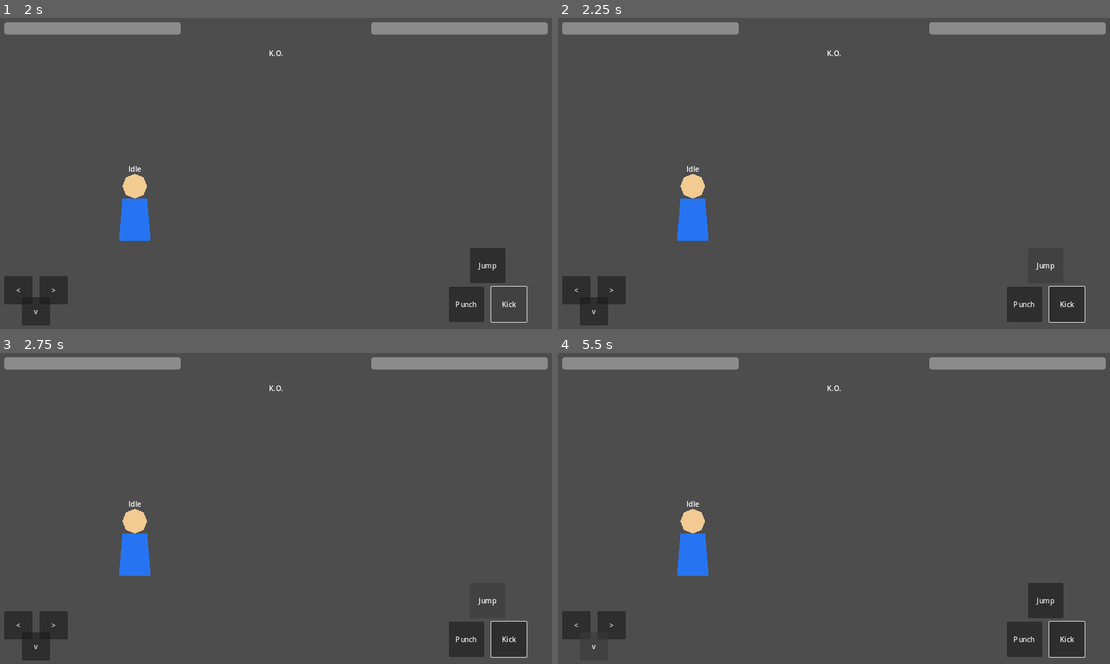
Above: before the commit, frames 1-4 (two rows, left to right).
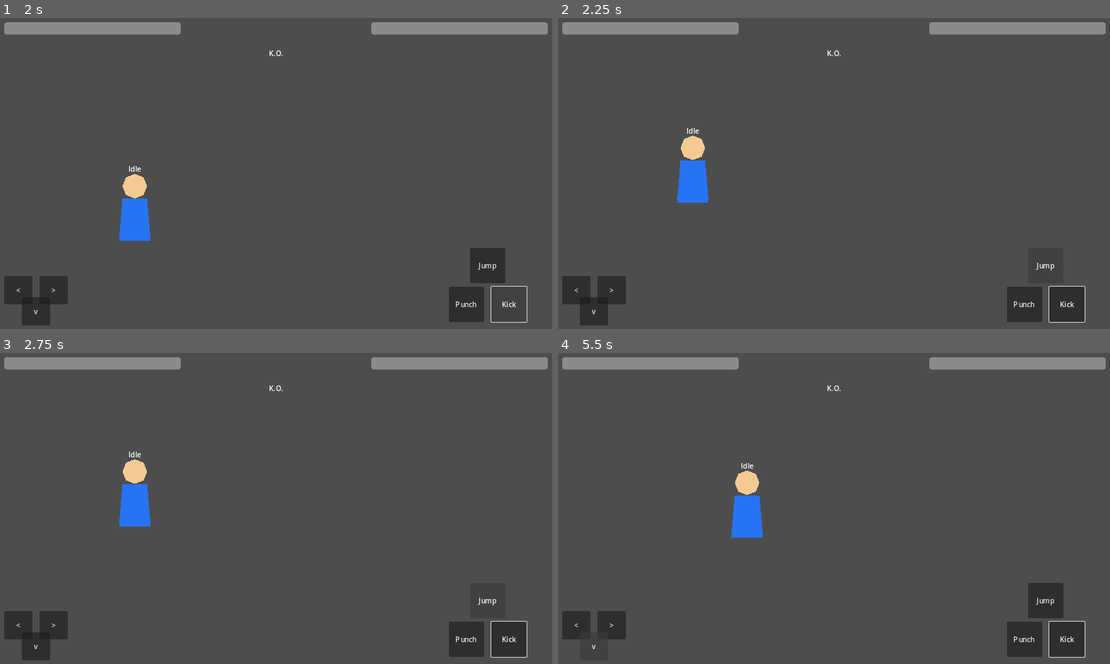
Above: after the commit, the same moments.

Repository: adamonine-stack/hashire-kaminari-dakkan-no-kobushi
Game: Godot game, scene res://scenes/Battle.tscn
Two runs of this game, one before a commit and one after it. Both use one fixed random seed, a clock stepped at 60 frames per second and the inputs below.
Inputs:
- Up to frame 1 (2 s): click "Punch" at 0.5 s; click "Kick" at 1.25 s
- Up to frame 2 (2.25 s): click "Jump" at 2 s
- Up to frame 3 (2.75 s): no input
- Up to frame 4 (5.5 s): click "<" at 2.75 s; click ">" at 3.5 s; click "v" at 4.25 s; tap Enter at 5 s; hold Right (move_right, bound only after the commit) from 5.03 s (still down); tap S (Crouch, bound only before the commit) at 5.1 s; tap Up (jump, bound only after the commit) at 5.27 s; tap J (Punch, bound only before the commit) at 5.3 s

Frame 1 is identical in both runs. In frame 2, 1.5% of the frame differs, in the area x 21-28%, y 35-72%; in frame 3, 1.7%; in frame 4, 1.9%, in the area x 21-38%, y 35-72%.

Commit message:
Dev009 add lowercase action InputMap

Diff:
--- a/godot/project.godot
+++ b/godot/project.godot
@@ -18,33 +18,36 @@
 
 [input]
 
-MoveLeft={
+move_left={
 "deadzone": 0.5,
-"events": [Object(InputEventKey,"resource_local_to_scene":fa …(119 unchanged characters)… ressed":false,"pressed":false,"keycode":0,"physical_keycode":65,"key_label":0,"unicode":0,"echo":false,"script":null)]
+"events": [Object(InputEventKey,"resource_local_to_scene":fa …(119 unchanged characters)… ressed":false,"pressed":false,"keycode":4194319,"physical_keycode":0,"key_label":0,"unicode":0,"location":0,"echo":false,"script":null)
+, Object(InputEventKey,"resource_local_to_scene":false,"resource_name":"","device":-1,"window_id":0,"alt_pressed":false,"shift_pressed":false,"ctrl_pressed":false,"meta_pressed":false,"pressed":false,"keycode":0,"physical_keycode":65,"key_label":0,"unicode":0,"location":0,"echo":false,"script":null)
+]
 }
-MoveRight={
+move_right={
 "deadzone": 0.5,
-"events": [Object(InputEventKey,"resource_local_to_scene":fa …(119 unchanged characters)… ressed":false,"pressed":false,"keycode":0,"physical_keycode":68,"key_label":0,"unicode":0,"echo":false,"script":null)]
+"events": [Object(InputEventKey,"resource_local_to_scene":fa …(119 unchanged characters)… ressed":false,"pressed":false,"keycode":4194321,"physical_keycode":0,"key_label":0,"unicode":0,"location":0,"echo":false,"script":null)
+, Object(InputEventKey,"resource_local_to_scene":false,"resource_name":"","device":-1,"window_id":0,"alt_pressed":false,"shift_pressed":false,"ctrl_pressed":false,"meta_pressed":false,"pressed":false,"keycode":0,"physical_keycode":68,"key_label":0,"unicode":0,"location":0,"echo":false,"script":null)
+]
 }
-Crouch={
+jump={
 "deadzone": 0.5,
-"events": [Object(InputEventKey,"resource_local_to_scene":fa …(119 unchanged characters)… ressed":false,"pressed":false,"keycode":0,"physical_keycode":83,"key_label":0,"unicode":0,"echo":false,"script":null)]
+"events": [Object(InputEventKey,"resource_local_to_scene":fa …(119 unchanged characters)… ressed":false,"pressed":false,"keycode":4194320,"physical_keycode":0,"key_label":0,"unicode":0,"location":0,"echo":false,"script":null)
+, Object(InputEventKey,"resource_local_to_scene":false,"resource_name":"","device":-1,"window_id":0,"alt_pressed":false,"shift_pressed":false,"ctrl_pressed":false,"meta_pressed":false,"pressed":false,"keycode":0,"physical_keycode":87,"key_label":0,"unicode":0,"location":0,"echo":false,"script":null)
+, Object(InputEventKey,"resource_local_to_scene":false,"resource_name":"","device":-1,"window_id":0,"alt_pressed":false,"shift_pressed":false,"ctrl_pressed":false,"meta_pressed":false,"pressed":false,"keycode":0,"physical_keycode":32,"key_label":0,"unicode":0,"location":0,"echo":false,"script":null)
+]
 }
-Jump={
+crouch={
 "deadzone": 0.5,
-"events": [Object(InputEventKey,"resource_local_to_scene":fa …(119 unchanged characters)… ressed":false,"pressed":false,"keycode":0,"physical_keycode":32,"key_label":0,"unicode":0,"echo":false,"script":null)]
+"events": [Object(InputEventKey,"resource_local_to_scene":fa …(119 unchanged characters)… ressed":false,"pressed":false,"keycode":4194322,"physical_keycode":0,"key_label":0,"unicode":0,"location":0,"echo":false,"script":null)
+, Object(InputEventKey,"resource_local_to_scene":false,"resource_name":"","device":-1,"window_id":0,"alt_pressed":false,"shift_pressed":false,"ctrl_pressed":false,"meta_pressed":false,"pressed":false,"keycode":0,"physical_keycode":83,"key_label":0,"unicode":0,"location":0,"echo":false,"script":null)
+]
 }
-Punch={
+attack={
 "deadzone": 0.5,
-"events": [Object(InputEventKey,"resource_local_to_scene":fa …(170 unchanged characters)… _keycode":74,"key_label":0,"unicode":0,"echo":false,"script":null)]
-}
-Kick={
-"deadzone": 0.5,
-"events": [Object(InputEventKey,"resource_local_to_scene":false,"resource_name":"","device":-1,"window_id":0,"alt_pressed":false,"shift_pressed":false,"ctrl_pressed":false,"meta_pressed":false,"pressed":false,"keycode":0,"physical_keycode":75,"key_label":0,"unicode":0,"echo":false,"script":null)]
-}
-Pause={
-"deadzone": 0.5,
-"events": [Object(InputEventKey,"resource_local_to_scene":false,"resource_name":"","device":-1,"window_id":0,"alt_pressed":false,"shift_pressed":false,"ctrl_pressed":false,"meta_pressed":false,"pressed":false,"keycode":4194305,"physical_keycode":0,"key_label":0,"unicode":0,"echo":false,"script":null)]
+"events": [Object(InputEventKey,"resource_local_to_scene":fa …(170 unchanged characters)… _keycode":74,"key_label":0,"unicode":0,"location":0,"echo":false,"script":null)
+, Object(InputEventKey,"resource_local_to_scene":false,"resource_name":"","device":-1,"window_id":0,"alt_pressed":false,"shift_pressed":false,"ctrl_pressed":false,"meta_pressed":false,"pressed":false,"keycode":0,"physical_keycode":90,"key_label":0,"unicode":0,"location":0,"echo":false,"script":null)
+]
 }
 
 [rendering]
